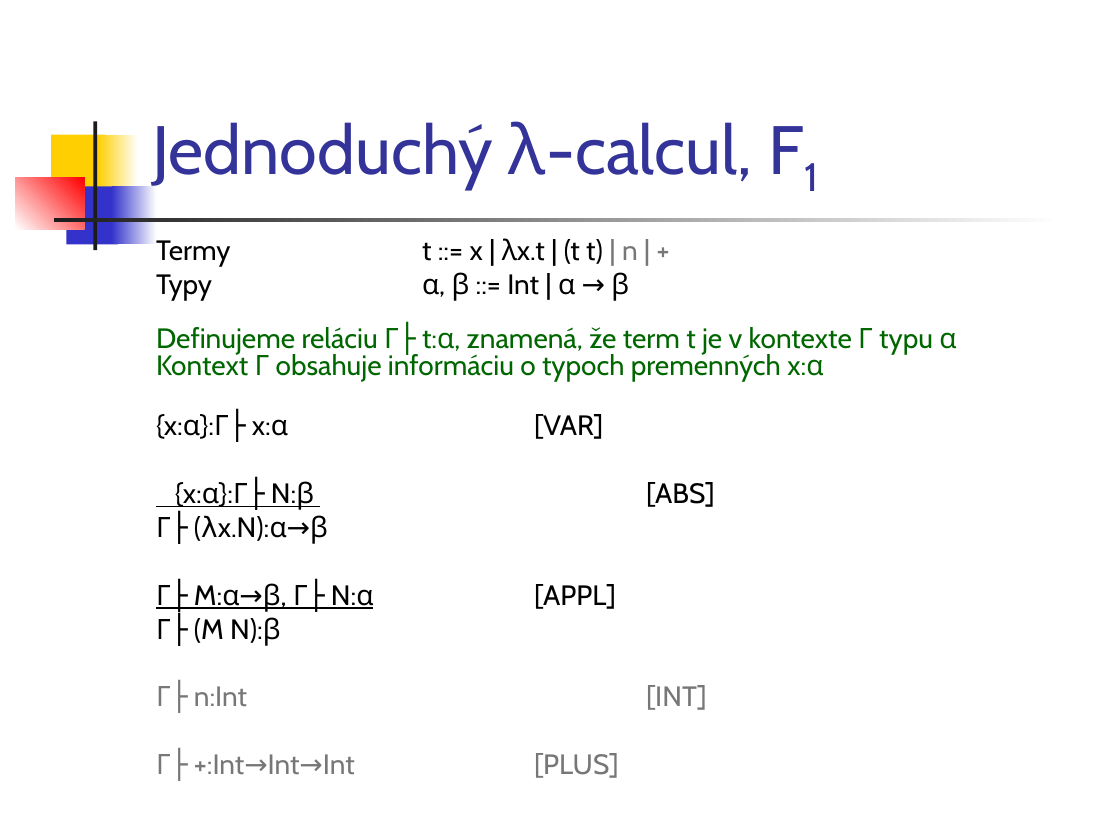
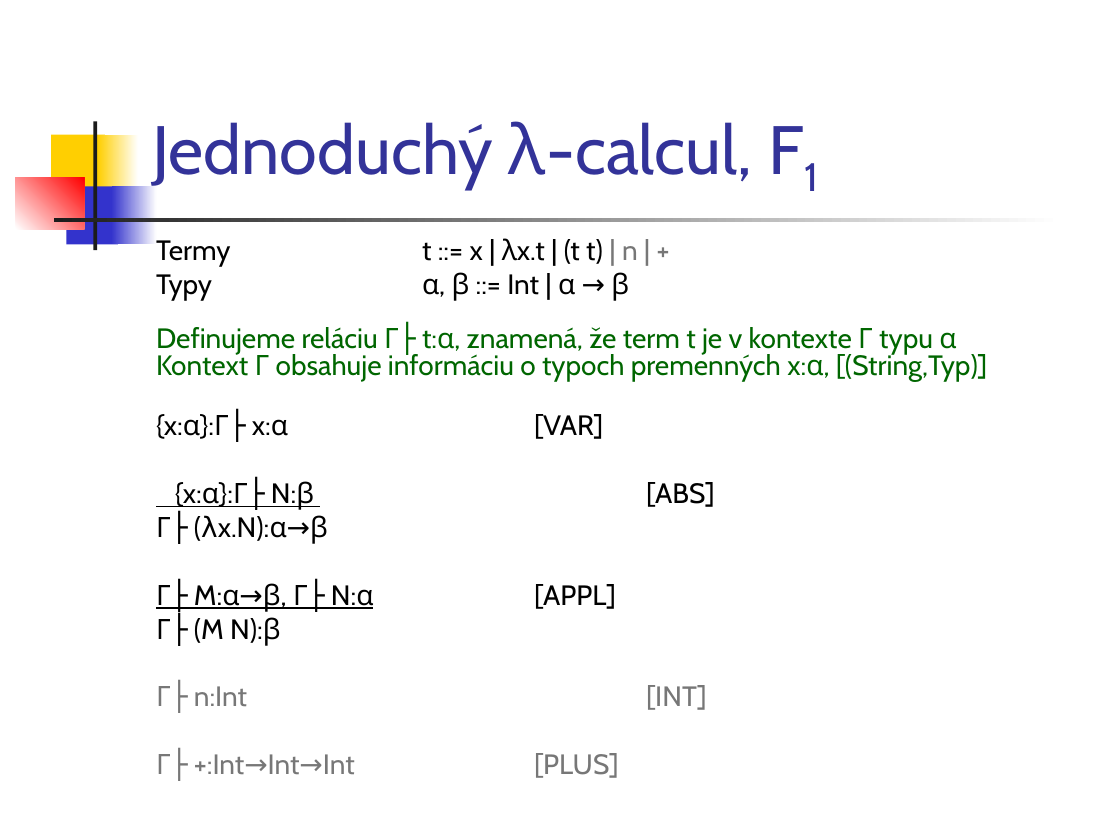
Before and after one commit to Funkcionalne/Prednasky, a slide deck: slide 3 of 08/08_fpro.ppt. Drawn at 1120x840 pixels with LibreOffice and Linux fonts; fonts in the diff are those of the drawing. Boxes give left, top, right and bottom in pixels: in the first picture for what was removed or moved away, otherwise in the second. Text is boxed around its words. In the diff, an @@ line names an element or a change of style, - is before the commit and + after.

```diff
--- a/08/08_fpro.ppt
+++ b/08/08_fpro.ppt
@@ text at [156,351,987,381]: text changed @@
-Kontext Γ obsahuje informáciu o typoch premenných x:α
+Kontext Γ obsahuje informáciu o typoch premenných x:α, [(String,Typ)]
```
Also in this commit, not shown: 4 other slides changed, 1 other file.
